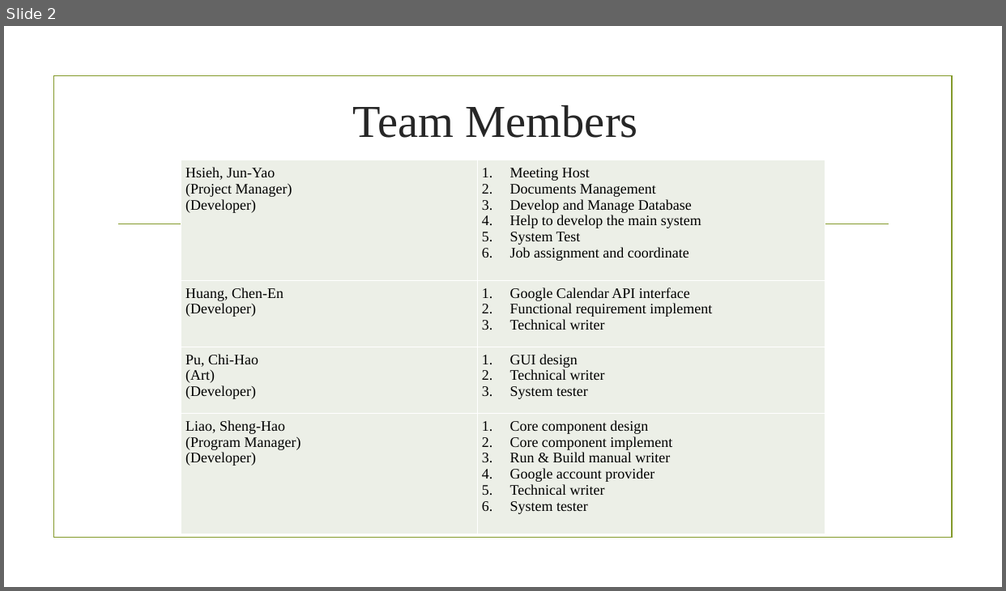
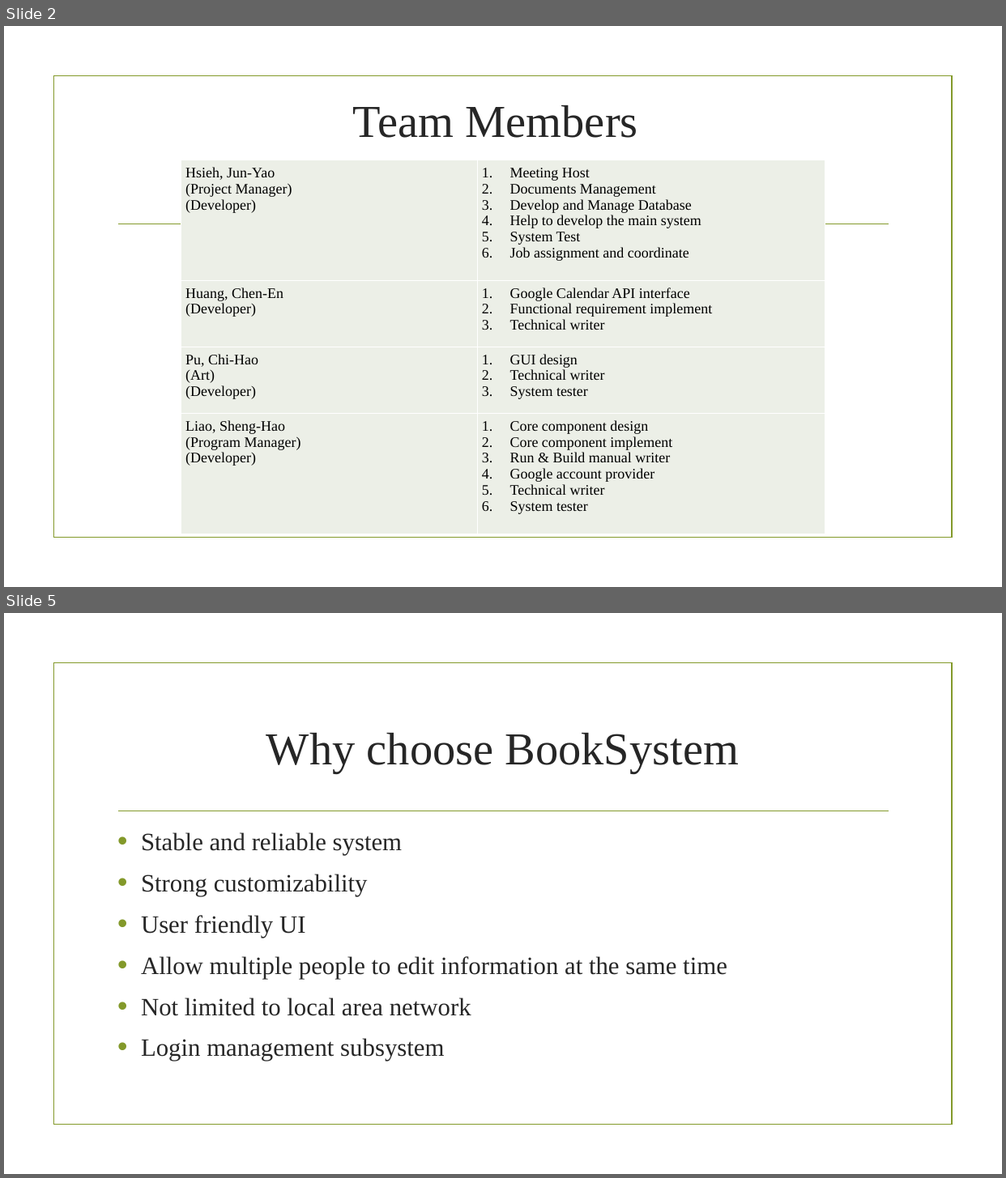
Before and after one commit to BrendonJYHsieh/BookSystem, a slide deck: Final Project/liao.pptx. Shown one above the other, each under a label of ours: slide 2 before the commit, slides 2 and 5 after it; the slides between them are not shown. The pictures are 1006x591 and 1006x1178 pixels, drawn with LibreOffice and Linux fonts; fonts in the diff are those of the drawing; background and template pictures are left out. Boxes give left, top, right and bottom in pixels: in the first picture for what was removed or moved away, otherwise in the second. Text is boxed around its words. In the diff, an @@ line names an element or a change of style, - is before the commit and + after.

```diff
--- a/Final Project/liao.pptx
+++ b/Final Project/liao.pptx
@@ slide 5 added at box(4, 613, 1002, 1174), background picture (left out); not listed: 2 template elements that a slide beside it also shows @@
@@ title added at box(266, 733, 739, 773), 44 pt, text #262626 @@
+Why choose BookSystem
@@ text added at box(141, 833, 727, 1061), 24 pt, text #262626 @@
+• Stable and reliable system
+• Strong customizability
+• User friendly UI
+• Allow multiple people to edit information at the same time
+• Not limited to local area network
+• Login management subsystem
```
Also in this commit, not shown: 10 other slides added, 1 slide removed.
